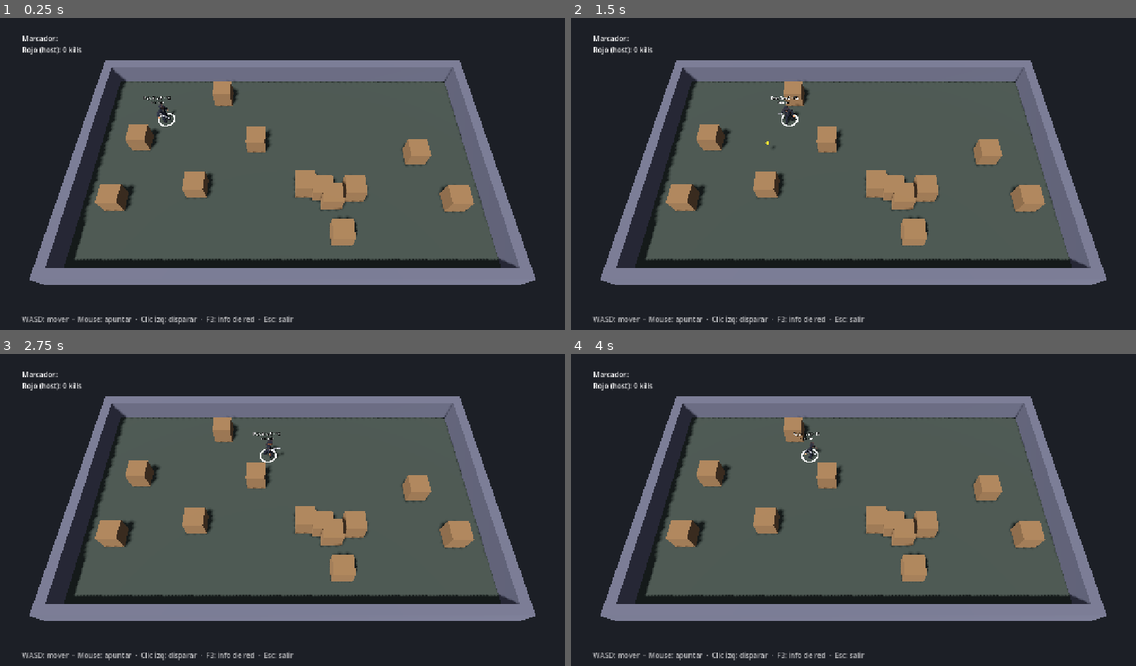
Above: before the commit, frames 1-4 (two rows, left to right).
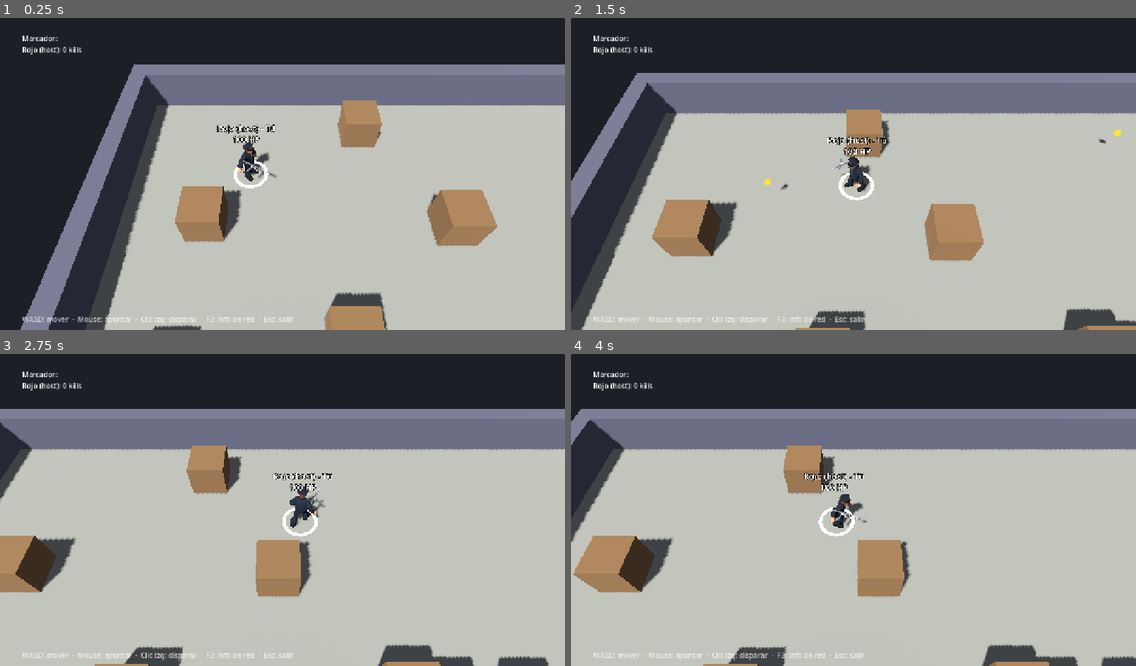
Above: after the commit, the same moments.

Repository: mpinedaj/godot-networked-shooter
Game: Godot game, scene res://scenes/game.tscn
Two runs of this game, one before a commit and one after it. Both use one fixed random seed, a clock stepped at 60 frames per second and the inputs below. This scene is started directly instead of the project's main scene.
Inputs (mouse positions are in pixels of both pictures, inside the frame that each line leads up to):
- Up to frame 1 (0.25 s): no input
- Up to frame 2 (1.5 s): tap Enter at 0.5 s; move the mouse to (977, 155) at 0.52 s; hold Right (ui_right) 0.53-1.25 s; click (977, 155) at 0.67 s; drag from (740, 186) to (825, 236) at 1.27 s
- Up to frame 3 (2.75 s): move the mouse to (339, 438) at 2.02 s; hold Right (ui_right) from 2.03 s (still down)
- Up to frame 4 (4 s): release Right (ui_right) at 2.75 s; drag from (825, 572) to (684, 460) at 2.77 s; move the mouse to (1023, 553) at 3.52 s; hold Left (ui_left) from 3.53 s (still down)

The runs differ from the first frame. In frame 1, 69% of the frame differs, in the area x 3-100%, y 13-100%; in frame 2, 76%; in frame 3, 82%, in the area x 0-100%, y 13-100%; in frame 4, 81%.

Commit message:
Cámara que sigue al jugador local y suelo más claro
La cámara es local de cada peer (no se replica): sigue a su propio
jugador con suavizado. Con la cámara fija sobre toda la arena los
personajes quedaban demasiado pequeños.

Co-Authored-By: Claude Opus 5.5 <noreply@anthropic.com>

Diff:
--- a/scripts/game.gd
+++ b/scripts/game.gd
@@ -9,6 +9,11 @@
 const HALF := Vector2(12, 7)
 const WALL_THICKNESS := 0.6
 const WALL_HEIGHT := 1.5
+## Cámara: sigue al jugador local desde arriba y un poco atrás.
+const CAM_OFFSET := Vector3(0, 9.5, 6.5)
+const CAM_LOOK_HEIGHT := 0.8
+
+var camera: Camera3D = null
 
 var kills_map: Dictionary = {}  # peer_id -> kills (autoritativo en el servidor)
 var _bullet_counter: int = 0
@@ -38,6 +43,14 @@
 		# El host también juega: spawnea su propio jugador.
 		_server_spawn_player(1)
 
+func _process(delta: float) -> void:
+	# Cada peer sigue a SU jugador (la cámara es local, no se replica).
+	var me = players_node.get_node_or_null(str(multiplayer.get_unique_id()))
+	if me == null or camera == null:
+		return
+	var target: Vector3 = me.global_position + CAM_OFFSET
+	camera.global_position = camera.global_position.lerp(target, 1.0 - exp(-8.0 * delta))
+
 func _unhandled_input(event: InputEvent) -> void:
 	if event is InputEventKey and event.pressed and event.keycode == KEY_ESCAPE:
 		_leave("Saliste de la partida.")
@@ -51,7 +64,7 @@
 	var plane := PlaneMesh.new()
 	plane.size = HALF * 2 + Vector2(WALL_THICKNESS, WALL_THICKNESS) * 2
 	floor_mesh.mesh = plane
-	floor_mesh.material_override = _mat(Color(0.22, 0.25, 0.22))
+	floor_mesh.material_override = _mat(Color(0.55, 0.55, 0.5))
 	map_node.add_child(floor_mesh)
 
 	var walls := Node3D.new()
@@ -78,13 +91,13 @@
 		placed += 1
 
 func _build_environment() -> void:
-	# Cámara fija que ve toda la arena (igual para todos los jugadores).
-	var cam := Camera3D.new()
-	cam.fov = 50
-	map_node.add_child(cam)
-	cam.position = Vector3(0, 19, 11)
-	cam.look_at(Vector3(0, 0, 0.6))
-	cam.make_current()
+	# Cámara: orientación fija; _process la desplaza siguiendo al jugador local.
+	camera = Camera3D.new()
+	camera.fov = 50
+	map_node.add_child(camera)
+	camera.position = CAM_OFFSET
+	camera.look_at(Vector3(0, CAM_LOOK_HEIGHT, 0))
+	camera.make_current()
 	# Luz del sol con sombras.
 	var sun := DirectionalLight3D.new()
 	sun.shadow_enabled = true
